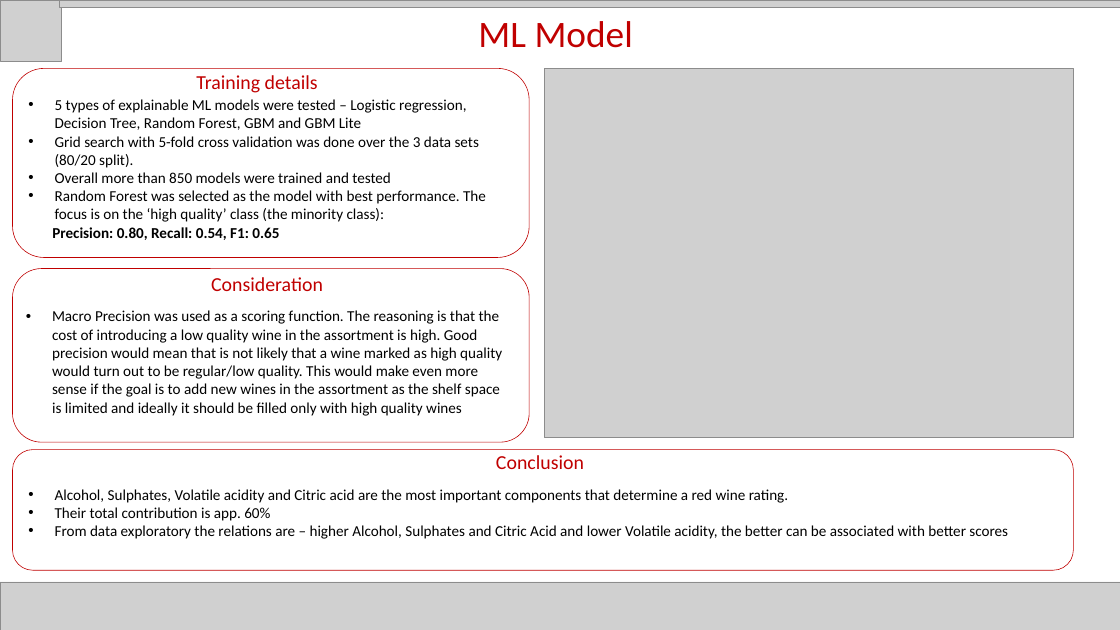
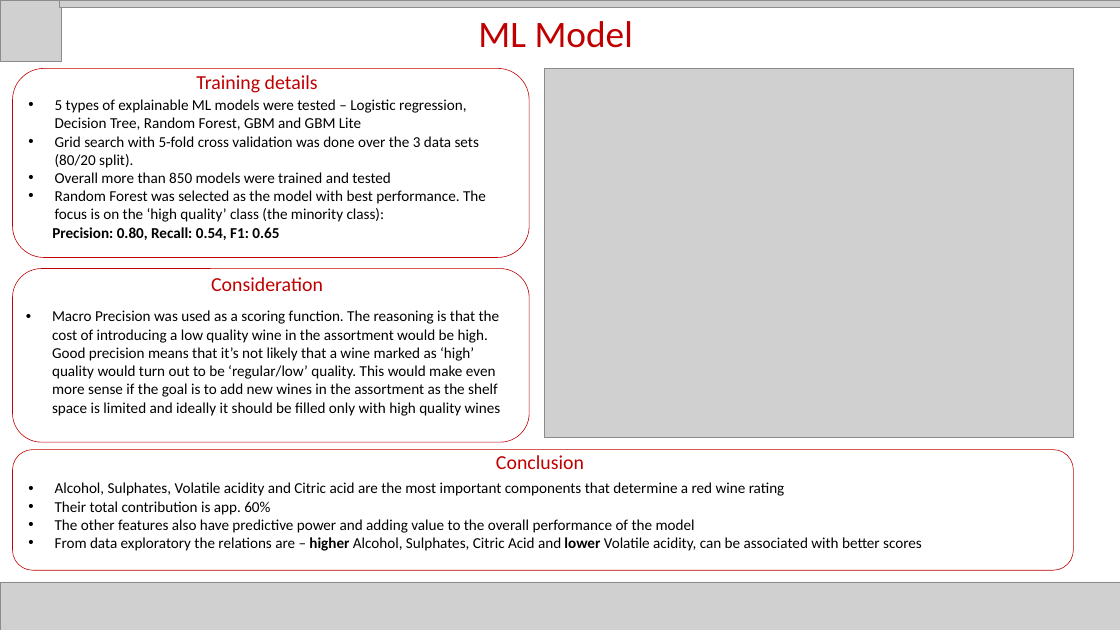
Before and after one commit to iton86/kaufland-wine-test-case, a slide deck: slide 4 of kaufland_wine_usecase.pptx. Drawn at 1120x630 pixels with LibreOffice and Linux fonts; fonts in the diff are those of the drawing; grey boxes stand for pictures. Boxes give left, top, right and bottom in pixels: in the first picture for what was removed or moved away, otherwise in the second. Text is boxed around its words. In the diff, an @@ line names an element or a change of style, - is before the commit and + after.

Commit message:
Changes in ppt

```diff
--- a/kaufland_wine_usecase.pptx
+++ b/kaufland_wine_usecase.pptx
@@ text at <box>52,310,501,416</box>: text changed @@
-• Macro Precision was used as a scoring function. The reasoning is that the cost of introducing a low quality wine in the assortment is high. Good precision would mean that is not likely that a wine marked as high quality would turn out to be regular/low quality. This would make even more sense if the goal is to add new wines in the assortment as the shelf space is limited and ideally it should be filled only with high quality wines
+• Macro Precision was used as a scoring function. The reasoning is that the cost of introducing a low quality wine in the assortment would be high. Good precision means that it’s not likely that a wine marked as ‘high’ quality would turn out to be ‘regular/low’ quality. This would make even more sense if the goal is to add new wines in the assortment as the shelf space is limited and ideally it should be filled only with high quality wines
@@ text at <box>55,482,785,496</box>: text changed @@
-• Alcohol, Sulphates, Volatile acidity and Citric acid are the most important components that determine a red wine rating.
+• Alcohol, Sulphates, Volatile acidity and Citric acid are the most important components that determine a red wine rating
@@ text at <box>55,519,922,551</box>: text changed @@
-• From data exploratory the relations are – higher Alcohol, Sulphates and Citric Acid and lower Volatile acidity, the better can be associated with better scores
+• The other features also have predictive power and adding value to the overall performance of the model
+• From data exploratory the relations are – higher Alcohol, Sulphates, Citric Acid and lower Volatile acidity, can be associated with better scores
```
Also in this commit, not shown: 3 other slides changed.
